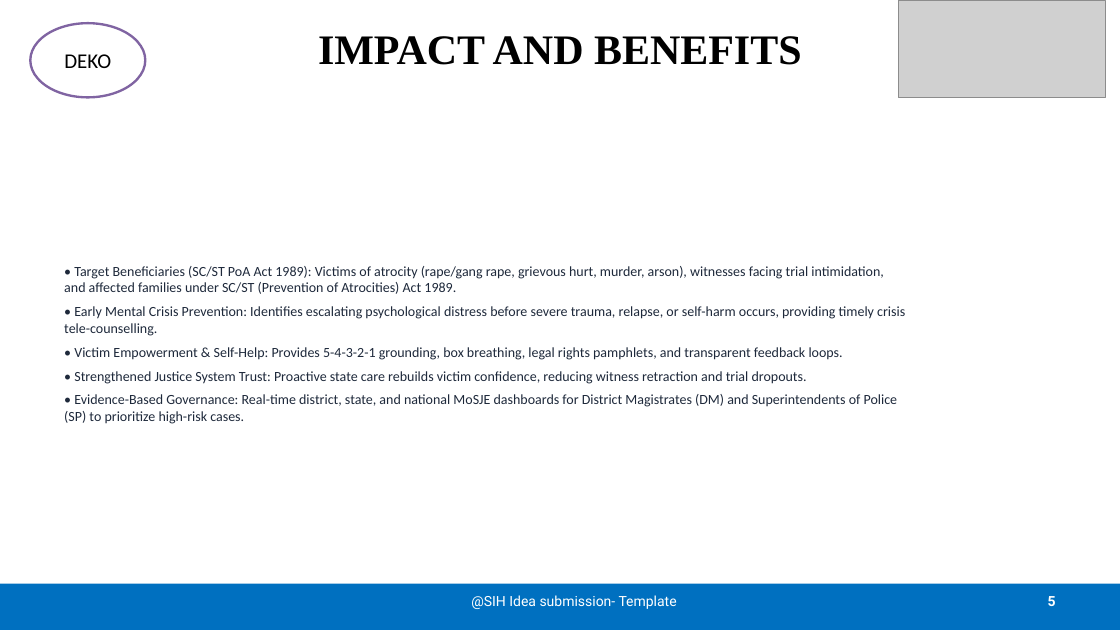
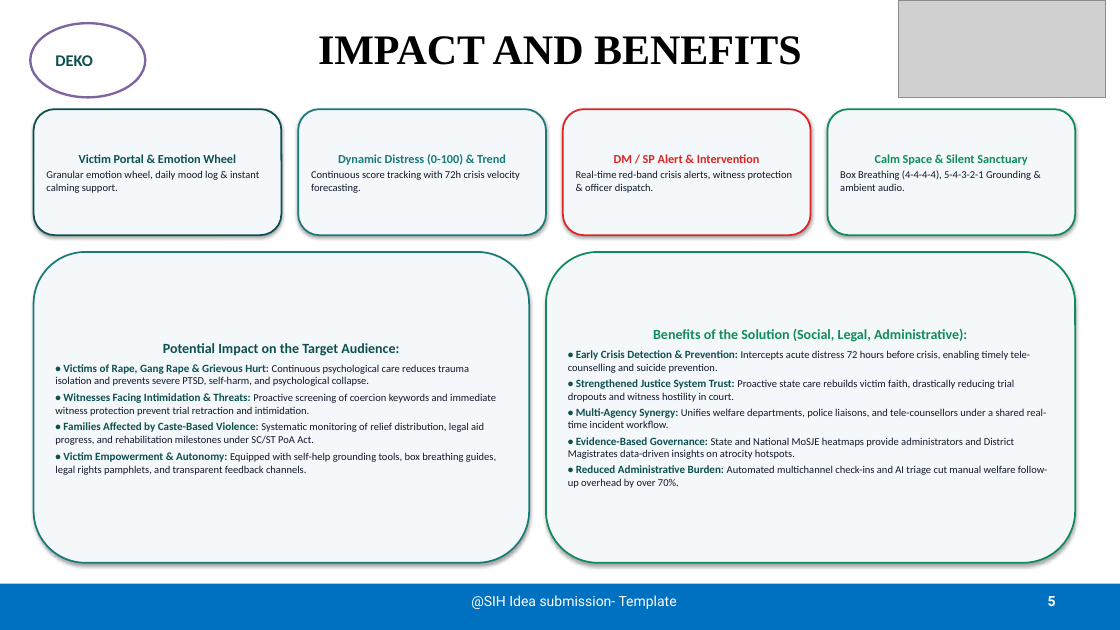
Before and after one commit to balajikrishnan031/SIH-KEFI, a slide deck: slide 5 of SIH26094_KEFI_AI_OFFICIAL_SUBMISSION.pptx. Drawn at 1120x630 pixels with LibreOffice and Linux fonts; fonts in the diff are those of the drawing; grey boxes stand for pictures. Boxes give left, top, right and bottom in pixels: in the first picture for what was removed or moved away, otherwise in the second. Text is boxed around its words. In the diff, an @@ line names an element or a change of style, - is before the commit and + after.

```diff
--- a/SIH26094_KEFI_AI_OFFICIAL_SUBMISSION.pptx
+++ b/SIH26094_KEFI_AI_OFFICIAL_SUBMISSION.pptx
@@ ellipse "DEKO" at (30, 24, 145, 97): size 18 to 14 pt, text colour #000000 to #0D5050, bold on; alignment centre to left @@
@@ rounded rectangle added at (34, 109, 281, 235), fill #F5F8FA, outline #0D5050 1.5 pt, 9 pt, text #0F172A @@
+Victim Portal & Emotion Wheel
+Granular emotion wheel, daily mood log & instant calming support.
@@ rounded rectangle added at (298, 109, 546, 235), fill #F5F8FA, outline #1A7A7A 1.5 pt, 9 pt, text #0F172A @@
+Dynamic Distress (0-100) & Trend
+Continuous score tracking with 72h crisis velocity forecasting.
@@ rounded rectangle added at (563, 109, 811, 235), fill #F5F8FA, outline #DC2626 1.5 pt, 9 pt, text #0F172A @@
+DM / SP Alert & Intervention
+Real-time red-band crisis alerts, witness protection & officer dispatch.
@@ rounded rectangle added at (828, 109, 1075, 235), fill #F5F8FA, outline #108C5A 1.5 pt, 9 pt, text #0F172A @@
+Calm Space & Silent Sanctuary
+Box Breathing (4-4-4-4), 5-4-3-2-1 Grounding & ambient audio.
@@ rounded rectangle added at (34, 252, 529, 563), fill #F5F8FA, outline #1A7A7A 1.5 pt, 9 pt, text #0F172A @@
+Potential Impact on the Target Audience:
+• Victims of Rape, Gang Rape & Grievous Hurt: Continuous psychological care reduces trauma isolation and prevents severe PTSD, self-harm, and psychological collapse.
+• Witnesses Facing Intimidation & Threats: Proactive screening of coercion keywords and immediate witness protection prevent trial retraction and intimidation.
+• Families Affected by Caste-Based Violence: Systematic monitoring of relief distribution, legal aid progress, and rehabilitation milestones under SC/ST PoA Act.
+• Victim Empowerment & Autonomy: Equipped with self-help grounding tools, box breathing guides, legal rights pamphlets, and transparent feedback channels.
@@ text removed at (64, 266, 905, 424) @@
-• Target Beneficiaries (SC/ST PoA Act 1989): Victims of atrocity (rape/gang rape, grievous hurt, murder, arson), witnesses facing trial intimidation, and affected families under SC/ST (Prevention of Atrocities) Act 1989.
-• Early Mental Crisis Prevention: Identifies escalating psychological distress before severe trauma, relapse, or self-harm occurs, providing timely crisis tele-counselling.
-• Victim Empowerment & Self-Help: Provides 5-4-3-2-1 grounding, box breathing, legal rights pamphlets, and transparent feedback loops.
-• Strengthened Justice System Trust: Proactive state care rebuilds victim confidence, reducing witness retraction and trial dropouts.
-• Evidence-Based Governance: Real-time district, state, and national MoSJE dashboards for District Magistrates (DM) and Superintendents of Police (SP) to prioritize high-risk cases.
@@ rounded rectangle added at (546, 252, 1075, 563), fill #F5F8FA, outline #108C5A 1.5 pt, 9 pt, text #0F172A @@
+Benefits of the Solution (Social, Legal, Administrative):
+• Early Crisis Detection & Prevention: Intercepts acute distress 72 hours before crisis, enabling timely tele-counselling and suicide prevention.
+• Strengthened Justice System Trust: Proactive state care rebuilds victim faith, drastically reducing trial dropouts and witness hostility in court.
+• Multi-Agency Synergy: Unifies welfare departments, police liaisons, and tele-counsellors under a shared real-time incident workflow.
+• Evidence-Based Governance: State and National MoSJE heatmaps provide administrators and District Magistrates data-driven insights on atrocity hotspots.
+• Reduced Administrative Burden: Automated multichannel check-ins and AI triage cut manual welfare follow-up overhead by over 70%.
```
Also in this commit, not shown: 5 other slides changed, 3 other files.
